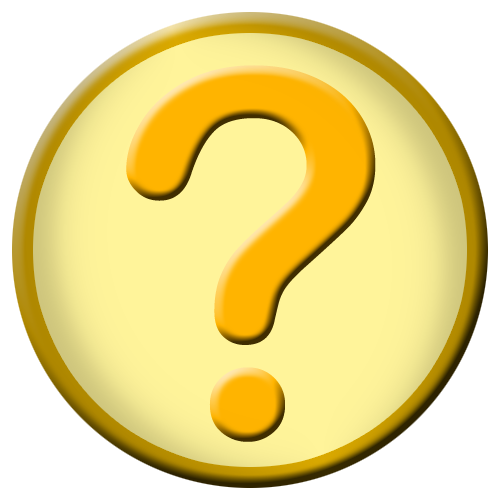
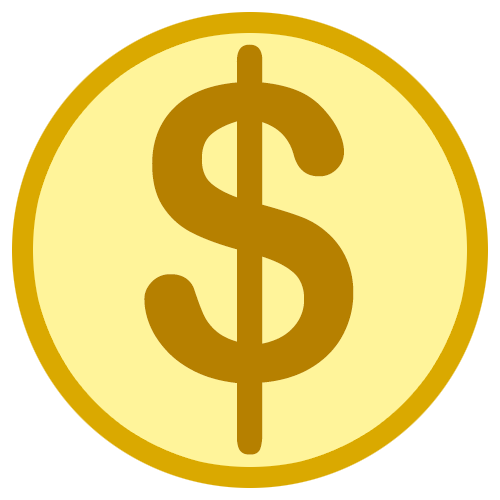
Two versions of the same layered image (500px x 500px). Layer-by-layer changes:
removed layer "? Kopie" over box(12, 12, 488, 488)
showed "$" over box(144, 44, 354, 455)
showed "Ebene 3" over box(12, 12, 488, 488)
